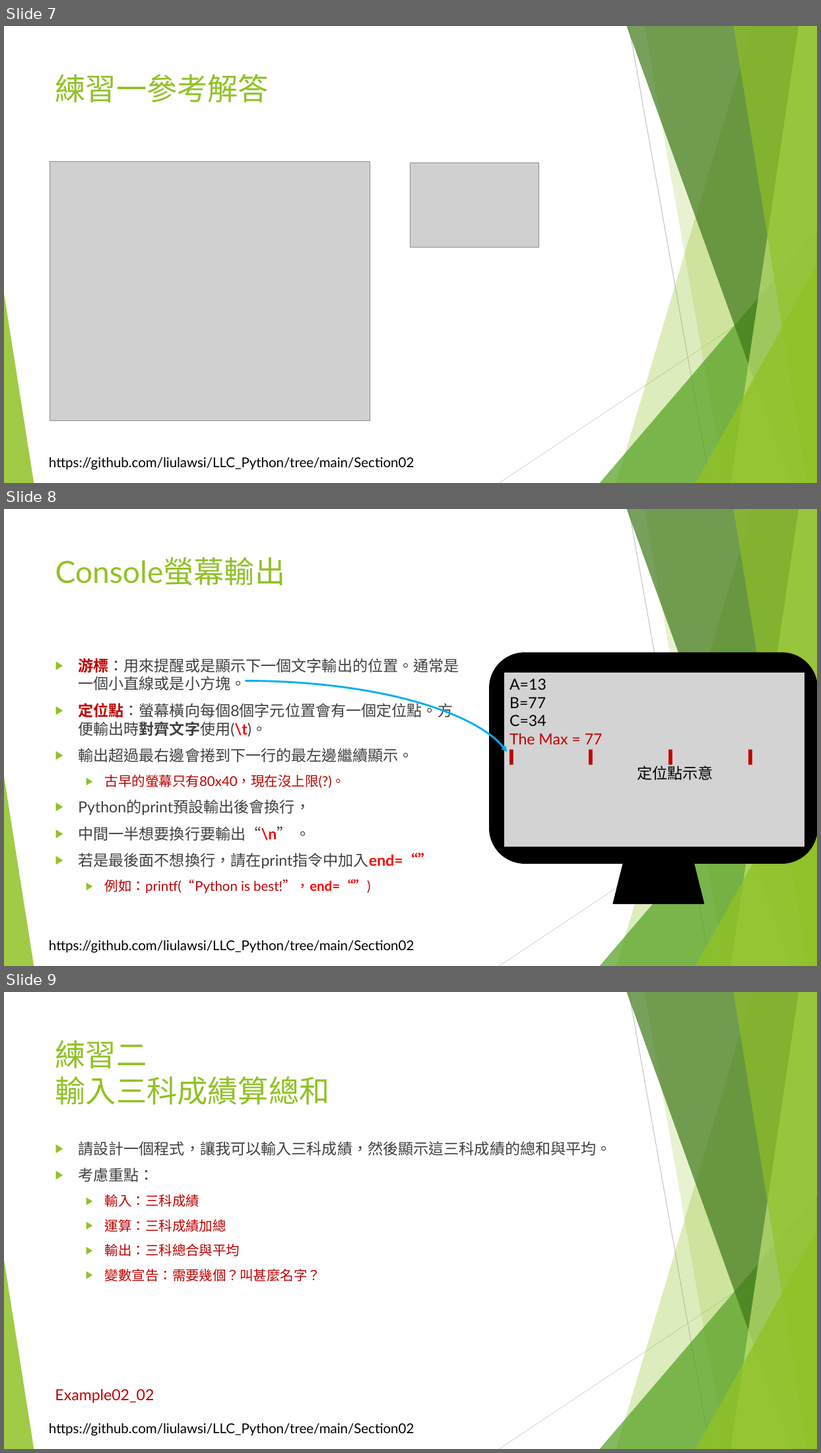
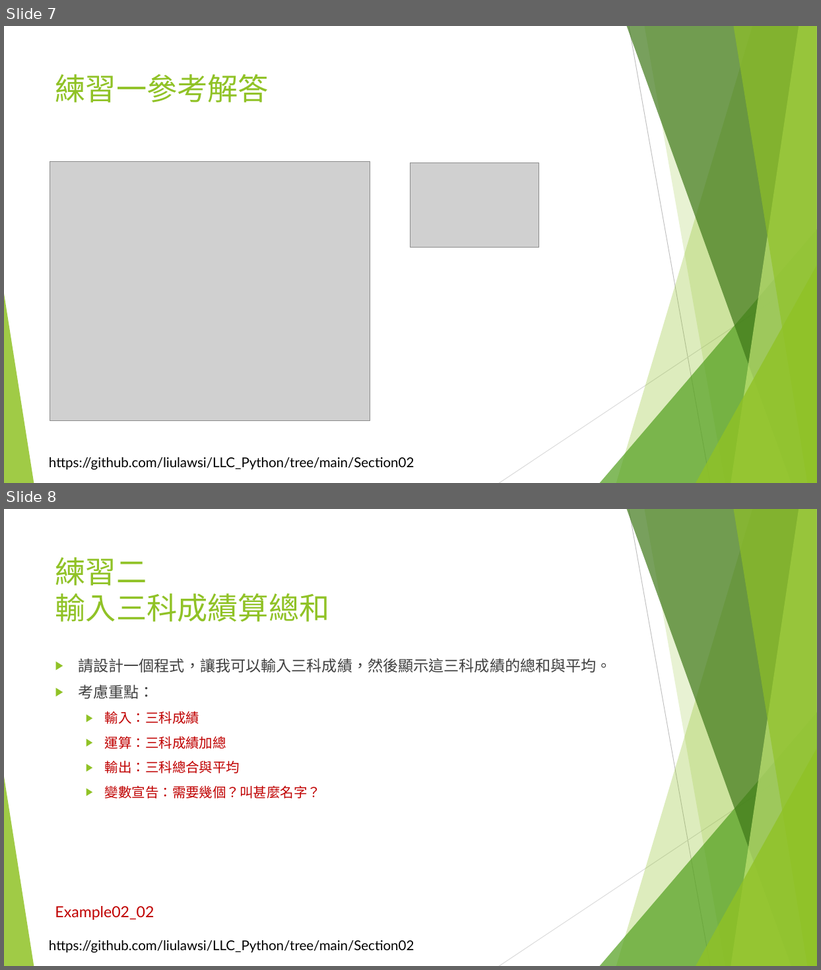
Before and after one commit to liulawsi/My_PPTs, a slide deck: LCC/Python/02_程式語言基本法.pptx. Shown one above the other, each under a label of ours: slides 7, 8 and 9 before the commit, slides 7 and 8 after it. The pictures are 821x1453 and 821x970 pixels, drawn with LibreOffice and Linux fonts; fonts in the diff are those of the drawing; grey boxes stand for pictures; background and template pictures are left out. Boxes give left, top, right and bottom in pixels: in the first picture for what was removed or moved away, otherwise in the second. Text is boxed around its words. In the diff, an @@ line names an element or a change of style, - is before the commit and + after.

```diff
--- a/LCC/Python/02_程式語言基本法.pptx
+++ b/LCC/Python/02_程式語言基本法.pptx
@@ slide 8 removed at [4,509,817,966], background #FFFFFF; not listed: 11 template elements that a slide beside it also shows @@
@@ title removed at [55,557,286,586] @@
-Console螢幕輸出
@@ text removed at [78,658,459,894] @@
-▶ 游標：用來提醒或是顯示下一個文字輸出的位置。通常是一個小直線或是小方塊。
-▶ 定位點：螢幕橫向每個8個字元位置會有一個定位點。方便輸出時對齊文字使用(\t)。
-▶ 輸出超過最右邊會捲到下一行的最左邊繼續顯示。
-  ▶ 古早的螢幕只有80x40，現在沒上限(?)。
-▶ Python的print預設輸出後會換行，
-▶ 中間一半想要換行要輸出“\n” 。
-▶ 若是最後面不想換行，請在print指令中加入end=“”
-  ▶ 例如：printf(“Python is best!”，end=“”)
@@ rounded rectangle removed at [490,653,817,863] @@
@@ arc (boxed as its full ellipse) removed at [4,681,515,867] @@
@@ rectangle removed at [504,672,805,848] @@
-A=13
-B=77
-C=34
-The Max = 77
-▎ ▎ ▎ ▎
@@ text removed at [637,764,713,780] @@
-定位點示意
@@ trapezoid removed at [613,863,704,904] @@
@@ what was slide 9 is now slide 8 @@
```
Also in this commit, not shown: 5 other files.
